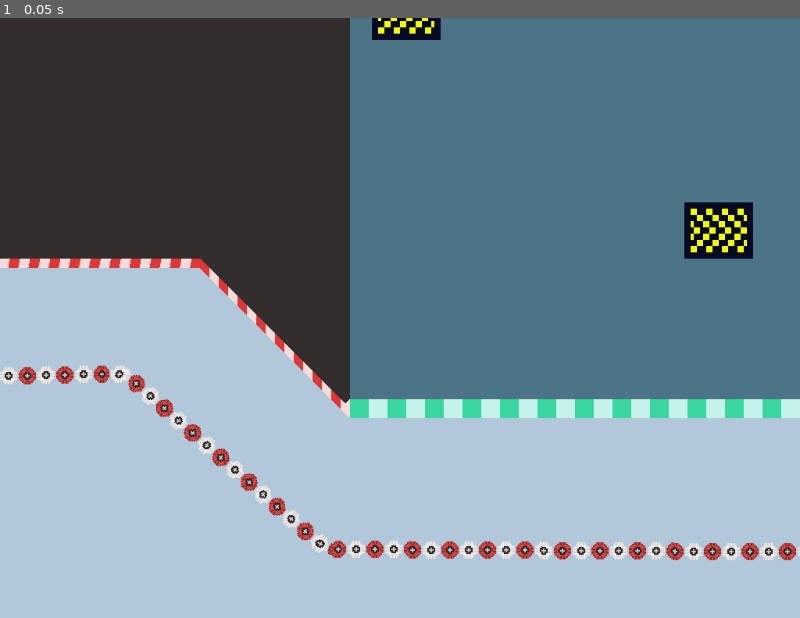
Above: before the commit, frame 1.
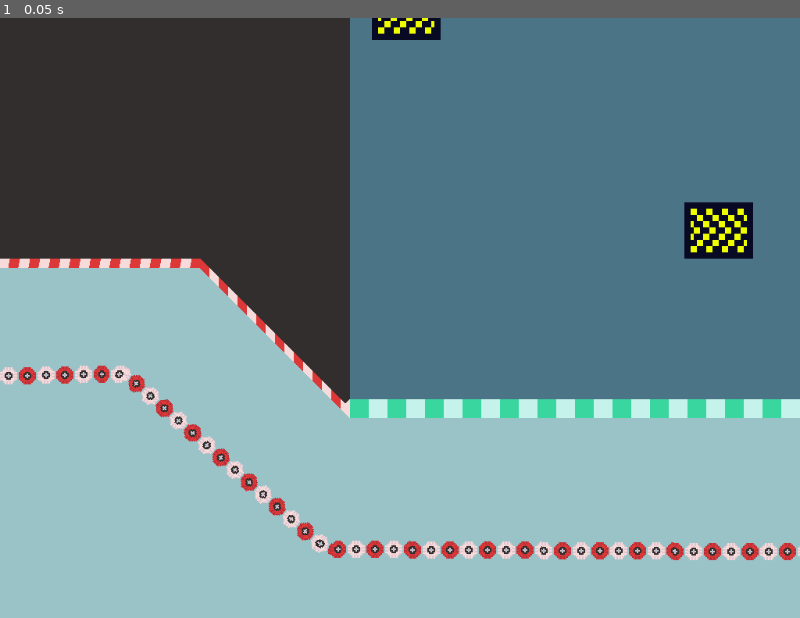
Above: after the commit, the same moment.

Repository: Tab-e-n/web-racing-game
Game: Godot game, scene res://Tracks/funny_ice_physics.tscn
The game is run twice, just before and just after one commit, with the same random seed, the same clock (stepped at 60 frames per second) and the same inputs. This scene is started directly instead of the project's main scene.
Inputs:
- Up to frame 1 (0.05 s): no input

The runs differ from the first frame. In frame 1, 0.3% of the frame differs, in the area x 2-100%, y 58-91%.
Error in both runs: Cannot call method 'set' on a null value. (res://Scripts/finish_line.gd:13)

Commit message:
Recolered a few objects + more dirt fixes

Diff:
--- a/Scripts/Netcode.gd
+++ b/Scripts/Netcode.gd
@@ -16,14 +16,14 @@
 const NUMBER_OF_VOTE_OPTIONS : int = 4
 
 const VOTE_POSSIBILITIES : Dictionary = {
+	"Beginner Track" : "test_scene.tscn",
 	"Anti Testies" : "AntiTesties.tscn",
+	"Trees Trees Trees" : "test_scene_1.tscn",
 	"Funny Ice Physics" : "funny_ice_physics.tscn",
-	"test_scene" : "test_scene.tscn",
-	"Trees Trees Trees" : "test_scene_1.tscn",
+	"Stinky Pete" : "stinky_pete.tscn",
 	"DA WORLD" : "THEWORLD.tscn",
-	"Stinky Pete" : "stinky_pete.tscn",
 }
-
+const DEFAULT_TRACK : String = "Beginner Track"
 
 var TIME_TO_TIMEOUT : float = 360
 
@@ -48,13 +48,13 @@
 var is_a_player : bool = true
 var is_a_spectator : bool = false
 
-var current_track_name : String = "test_scene"
+var current_track_name : String = DEFAULT_TRACK
 
 var time_till_timeout : float = 0
 var vote_timer : float = 0
 
 var votes : Dictionary = {}
-var vote_options : Array = ["test_scene", "test_scene", "test_scene", "test_scene"]
+var vote_options : Array = [DEFAULT_TRACK, DEFAULT_TRACK, DEFAULT_TRACK, DEFAULT_TRACK]
 
 var temp_start_countdown : bool = true
 var gameplay_active : bool = false
@@ -66,11 +66,11 @@
 	players_loaded = []
 	is_a_player = true
 	is_a_spectator = false
-	current_track_name = "test_scene"
+	current_track_name = DEFAULT_TRACK
 	time_till_timeout = 0
 	vote_timer = 0
 	votes = {}
-	vote_options = ["test_scene", "test_scene", "test_scene", "test_scene"]
+	vote_options = [DEFAULT_TRACK, DEFAULT_TRACK, DEFAULT_TRACK, DEFAULT_TRACK]
 	gameplay_active = false
 
 	# TEMPORARY
--- a/Scripts/drifting_effect.gd
+++ b/Scripts/drifting_effect.gd
@@ -29,9 +29,9 @@
 		line.wheel = wheel
 		line.wheel_num = i + 1
 		if state == STATE_SLIDING:
-			line.line_lenght = 60
+			line.line_lenght = 30
 		if state == STATE_DRIFTING:
-			line.line_lenght = 30
+			line.line_lenght = 15
 
 		add_child(line)
 
--- a/Scripts/racecar.gd
+++ b/Scripts/racecar.gd
@@ -15,7 +15,7 @@
 const BUNKER_DRAG : float = 4
 
 const TURN_SPEED_SLIDING : float = 0.05
-const SLIDING_DRAG : float = 1.5
+const SLIDING_DRAG : float = 1.2
 
 const TURN_SPEED_DRIFTING : float = 0.04
 const DRIFTING_SLIP_ANGLE : float = 60
@@ -123,12 +123,13 @@
 
 	if on_ice:
 		start_sliding()
-		extra_friction -= FRICTION * 0.85
-		extra_accel -= ACCELERATION * 0.6
+		extra_friction -= FRICTION * 0.9
+		extra_accel -= ACCELERATION * 0.65
+		extra_drag += SLIDING_DRAG / 4
 
 	if on_dirt:
 		start_drifting()
-		extra_slip_angle = 15
+		extra_slip_angle = DRIFTING_SLIP_ANGLE / 4
 
 	if on_bunker:
 		extra_drag += BUNKER_DRAG
--- a/Tracks/funny_ice_physics.tscn
+++ b/Tracks/funny_ice_physics.tscn
@@ -27,7 +27,7 @@
 
 [node name="cheating" type="Polygon2D" parent="."]
 position = Vector2(56, 112)
-color = Color(0.698039, 0.784314, 0.858824, 1)
+color = Color(0.603922, 0.764706, 0.784314, 1)
 polygon = PackedVector2Array(-3784, -1344, -1752, -2768, 2360, -3096, 5736, -2416, 7488, 712, 6528, 4448, 2464, 5768, -1768, 5448, -3752, 4776, -4496, 1296)
 
 [node name="Road" parent="." instance=ExtResource("1_a241j")]
--- a/Tracks/test_scene_1.tscn
+++ b/Tracks/test_scene_1.tscn
@@ -33,7 +33,7 @@
 [node name="cheating" type="Polygon2D" parent="."]
 position = Vector2(1352, -504)
 scale = Vector2(2, 2)
-color = Color(0.294118, 0.4, 0.305882, 1)
+color = Color(0.266667, 0.407843, 0.286275, 1)
 polygon = PackedVector2Array(-4336, 816, -1880, -3624, 2200, -2644, 5852, 624, 4656, 3872, 852, 4852, -3908, 3528)
 
 [node name="start_position" parent="." instance=ExtResource("2_j3vdc")]
Binary file changed: Textures/placeholder_crossroads.png
Binary file changed: Textures/placeholder_finish.png
Binary file changed: Textures/placeholder_tree.png
Binary file changed: Textures/tire_barricade.png
Not shown: 2 places in Tracks/funny_ice_physics.tscn that only renumber resources
Not shown: 2 places in Tracks/stinky_pete.tscn that only renumber resources
Not shown: 2 places in Tracks/test_scene_1.tscn that only renumber resources
